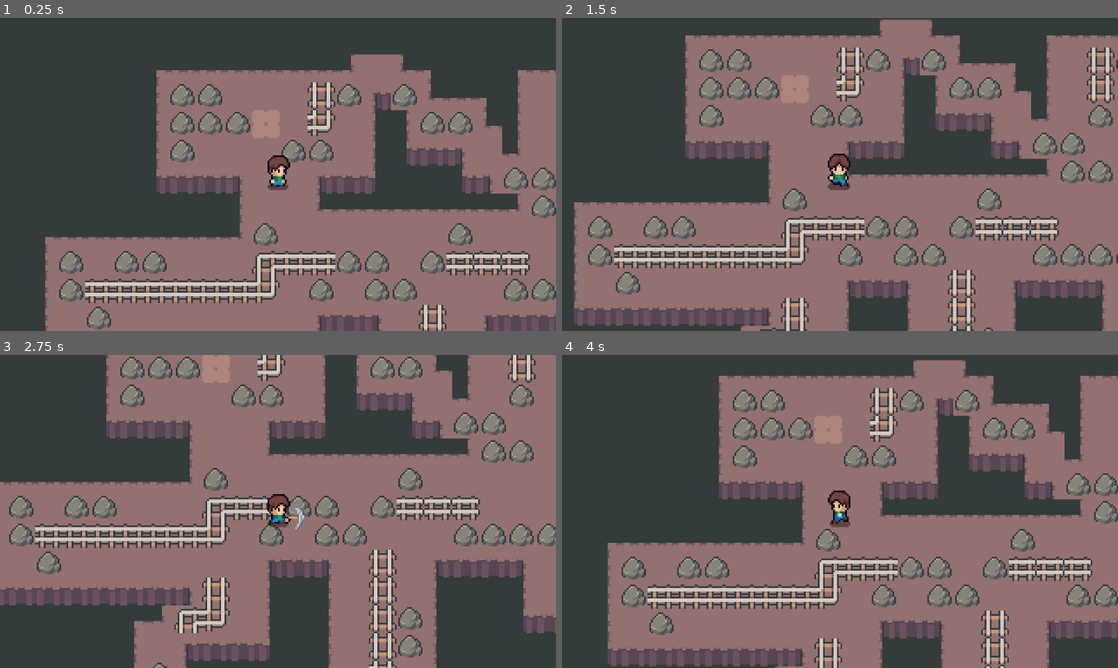
Above: before the commit, frames 1-4 (two rows, left to right).
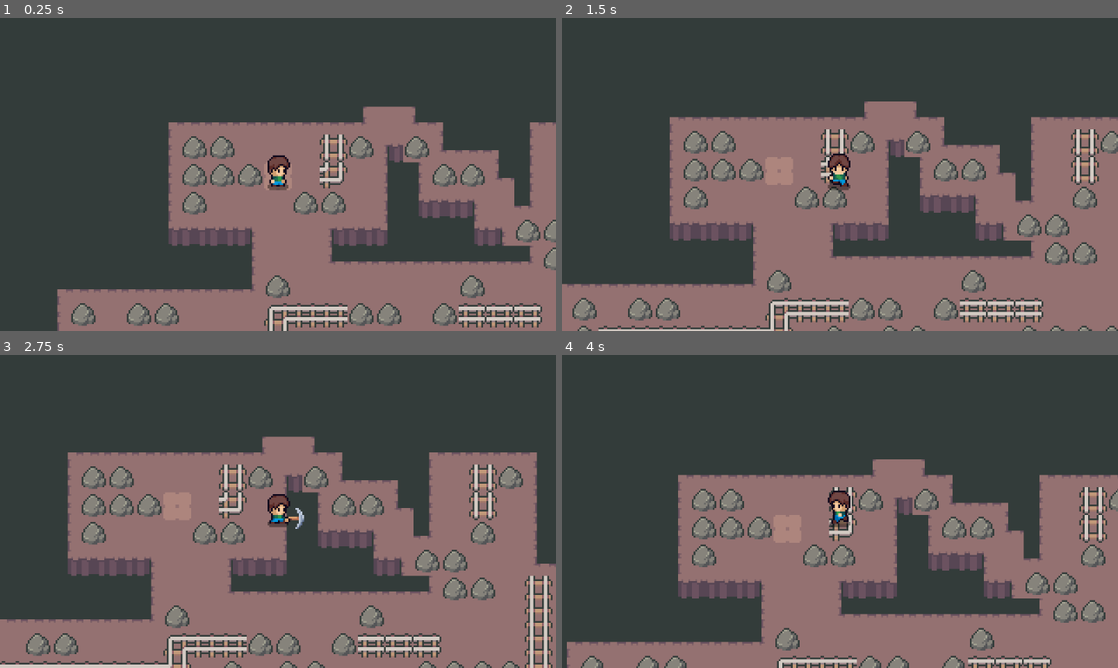
Above: after the commit, the same moments.

Repository: serprathamsharma/Mine-Rogue
Game: Godot game, scene res://scenes/level.tscn
Same seed, same stepped clock (60 frames per second), same inputs: the game is played once before the commit and once after it. The project has no main scene, so this scene is started directly. Sound files missing from this copy of the repository are replaced by a short silence.
Inputs:
- Up to frame 1 (0.25 s): no input
- Up to frame 2 (1.5 s): tap Enter at 0.5 s; hold D (right) 0.53-1.28 s; hold Space (use_pickaxe) 0.53-1.28 s; hold S (down) from 1.28 s (still down); tap Space (use_pickaxe) at 1.35 s
- Up to frame 3 (2.75 s): release S (down) at 2.03 s; hold D (right) from 2.03 s (still down); hold Space (use_pickaxe) from 2.03 s (still down)
- Up to frame 4 (4 s): release D (right) at 2.78 s; release Space (use_pickaxe) at 2.78 s; hold W (up) 2.78-3.53 s; tap Space (use_pickaxe) at 2.85, 3.5 s; hold A (left) from 3.53 s (still down); hold Space (use_pickaxe) from 3.53 s (still down)

The runs differ from the first frame. In frame 1, 40% of the frame differs, in the area x 8-100%, y 11-100%; in frame 2, 52%; in frame 3, 61%, in the area x 0-100%, y 0-100%; in frame 4, 52%.

Commit message:
added more rock types

Diff:
--- a/scenes/level.tscn
+++ b/scenes/level.tscn
@@ -25,4 +25,4 @@
 [node name="OreContainer" type="Node2D" parent="." unique_id=1823065528]
 
 [node name="Player" parent="." unique_id=1028650799 instance=ExtResource("1_w7c3h")]
-position = Vector2(87, 55)
+position = Vector2(-14, 82)
--- a/scenes/levels/map_1.tscn
+++ b/scenes/levels/map_1.tscn
@@ -8,4 +8,4 @@
 tile_map_data = PackedByteArray("AAAIAAQAAAABAAEAAAAIAAMAAAABAAEAAAAIAAIAAAABAAEAAAAHAAQAAAABAAEAAAAHAAMAAAABAAEAAAAHAA …(31408 unchanged characters)…
 
 [node name="PlayerSpawn" parent="." index="2" unique_id=1151039203]
-position = Vector2(95, 85)
+position = Vector2(88, 55)
